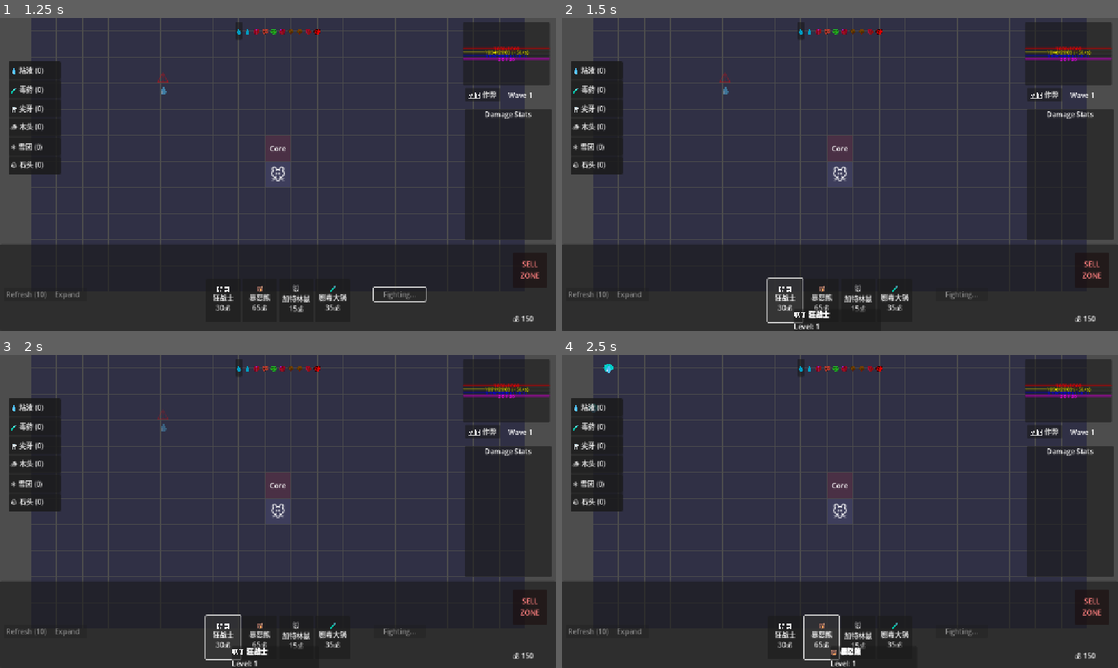
Above: before the commit, frames 1-4 (two rows, left to right).
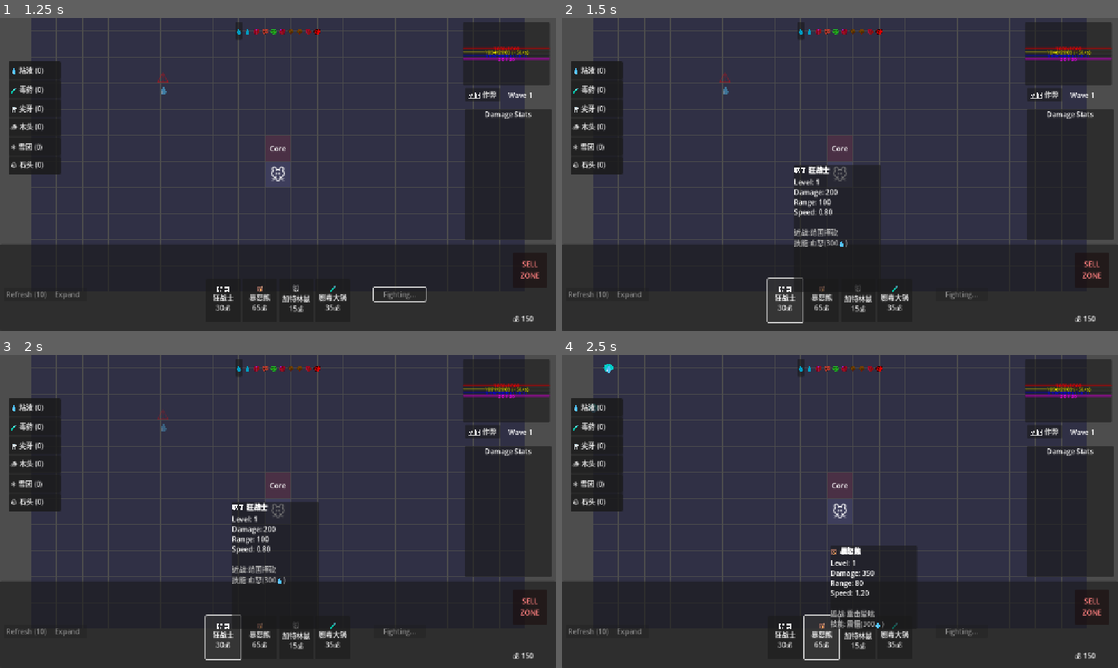
Above: after the commit, the same moments.

Repository: seekerzz/tower-html
Game: Godot game, scene res://src/Scenes/Game/MainGame.tscn
Two runs of this game, one before a commit and one after it. Both use one fixed random seed, a clock stepped at 60 frames per second and the inputs below. The project has no main scene, so this scene is started directly.
Inputs:
- Up to frame 1 (1.25 s): click "Start Wave" at 0.5 s
- Up to frame 2 (1.5 s): click "🗡️ 狂战士 30💰" at 1.25 s
- Up to frame 3 (2 s): no input
- Up to frame 4 (2.5 s): click "🐻 暴怒熊 65💰" at 2 s

Frame 1 is identical in both runs. In frame 2, 3.9% of the frame differs, in the area x 41-58%, y 46-100%; in frame 3, 3.9%; in frame 4, 2.3%.

Commit message:
feat(ui): optimize tooltip positioning to stay within viewport bounds
- Modified `src/Scripts/UI/Tooltip.gd` to calculate boundary checks.
- If tooltip goes off-screen right/bottom, it flips to left/top relative to cursor.
- Added logic to ensure valid size calculation via `reset_size()` and `custom_minimum_size` fallback.
- Verified with headless test script.

Diff:
--- a/src/Scripts/UI/Tooltip.gd
+++ b/src/Scripts/UI/Tooltip.gd
@@ -34,7 +34,32 @@
 
 	# Positioning
 	# Move to mouse position but keep within screen
-	position = global_pos + Vector2(20, 20)
+
+	# Force update layout to get accurate size
+	# reset_size() alone might set it to min_size which could be (0,0) or (1, huge) if constraints are odd.
+	# We rely on existing min width or set one.
+	if custom_minimum_size == Vector2.ZERO:
+		custom_minimum_size = Vector2(200, 0) # Enforce a minimum width so text doesn't wrap to infinity
+
+	reset_size()
+
+	var vp_size = get_viewport_rect().size
+	var size = get_size()
+	# print("Debug Tooltip: vp_size=", vp_size, " size=", size, " global_pos=", global_pos)
+	var target_pos = global_pos + Vector2(20, 20)
+
+	# Boundary checks
+	if target_pos.x + size.x > vp_size.x:
+		target_pos.x = global_pos.x - size.x - 20
+
+	if target_pos.y + size.y > vp_size.y:
+		target_pos.y = global_pos.y - size.y - 20
+
+	# Clamp to ensure it doesn't go off-screen top/left
+	target_pos.x = max(0, target_pos.x)
+	target_pos.y = max(0, target_pos.y)
+
+	position = target_pos
 
 	show()
 	z_index = 4096 # On top
